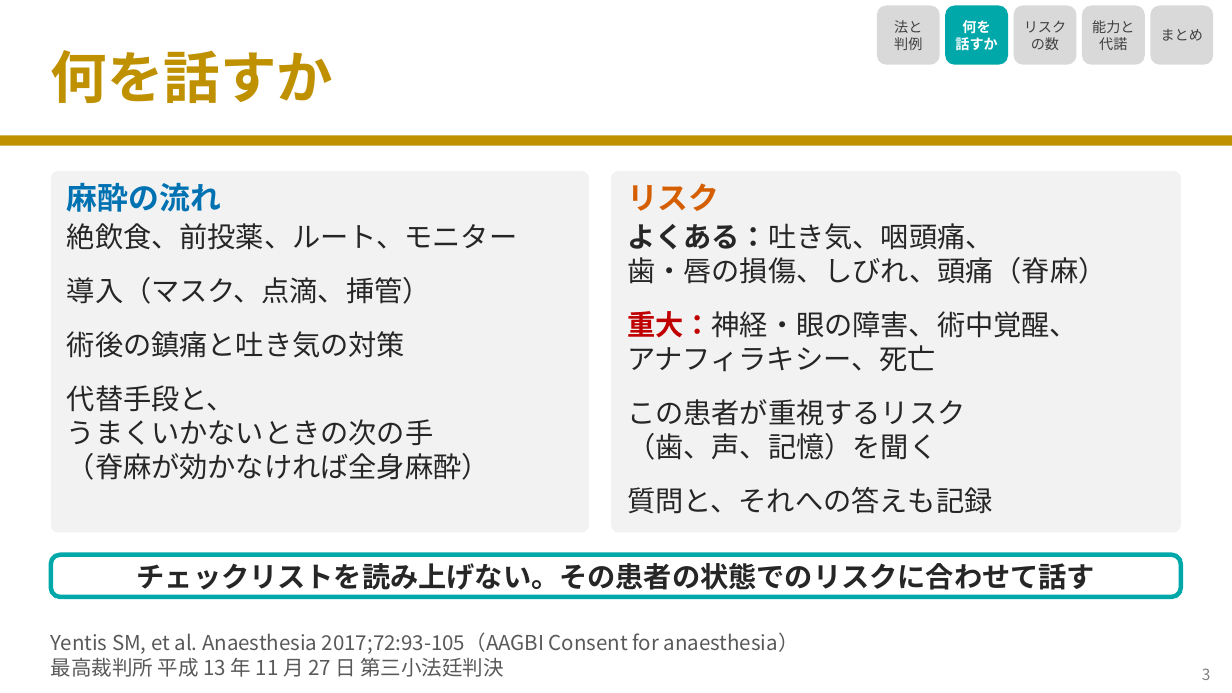
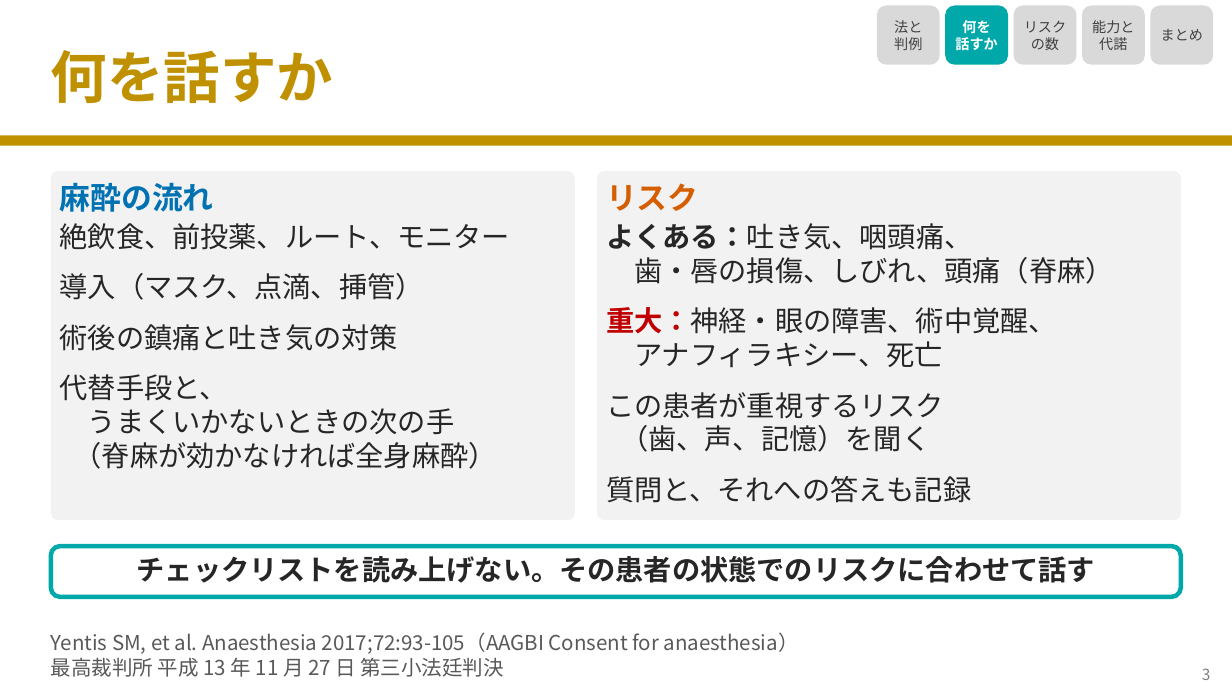
Before and after one commit to nobumitsu-3141/Anes-lecture, a slide deck: slide 4 of slides/4-5_informed_consent/4-5_informed_consent.pptx. Drawn at 1232x693 pixels with LibreOffice and Linux fonts; fonts in the diff are those of the drawing. Boxes give left, top, right and bottom in pixels: in the first picture for what was removed or moved away, otherwise in the second. Text is boxed around its words. In the diff, an @@ line names an element or a change of style, - is before the commit and + after.

```diff
--- a/slides/4-5_informed_consent/4-5_informed_consent.pptx
+++ b/slides/4-5_informed_consent/4-5_informed_consent.pptx
@@ proportions changed in 3 elements at <box>51,546,1181,597</box>, <box>597,171,1181,520</box>, <box>51,171,575,520</box> @@
@@ rounded rectangle: place and size @@
-rounded rectangle at <box>51,171,589,532</box>
+rounded rectangle at <box>51,171,575,520</box>
@@ text "麻酔の流れ": place and size @@
-text "麻酔の流れ" at <box>67,182,221,212</box>
+text "麻酔の流れ" at <box>60,182,214,212</box>
@@ rounded rectangle: place and size @@
-rounded rectangle at <box>611,171,1181,532</box>
+rounded rectangle at <box>597,171,1181,520</box>
@@ text "リスク": place and size @@
-text "リスク" at <box>627,183,719,211</box>
+text "リスク" at <box>606,183,698,211</box>
@@ text "絶飲食、前投薬、ルート、モニター": place and size @@
-text "絶飲食、前投薬、ルート、モニター" at <box>67,223,517,250</box>
+text "絶飲食、前投薬、ルート、モニター" at <box>60,223,510,250</box>
@@ text "よくある：吐き気、咽頭痛、": place and size @@
-text "よくある：吐き気、咽頭痛、" at <box>627,223,993,250</box>
+text "よくある：吐き気、咽頭痛、" at <box>606,223,972,250</box>
@@ text "歯・唇の損傷、しびれ、頭痛（脊麻）": place and size @@
-text "歯・唇の損傷、しびれ、頭痛（脊麻）" at <box>627,257,1106,284</box>
+text "歯・唇の損傷、しびれ、頭痛（脊麻）" at <box>634,257,1113,284</box>
@@ text "導入（マスク、点滴、挿管）": place and size @@
-text "導入（マスク、点滴、挿管）" at <box>67,277,431,304</box>
+text "導入（マスク、点滴、挿管）" at <box>60,273,424,300</box>
@@ text "術後の鎮痛と吐き気の対策": place and size @@
-text "術後の鎮痛と吐き気の対策" at <box>67,331,405,358</box>
+text "術後の鎮痛と吐き気の対策" at <box>60,324,398,351</box>
@@ text "重大：神経・眼の障害、術中覚醒、": place and size @@
-text "重大：神経・眼の障害、術中覚醒、" at <box>627,311,1078,338</box>
+text "重大：神経・眼の障害、術中覚醒、" at <box>606,307,1057,334</box>
@@ text "アナフィラキシー、死亡": place and size @@
-text "アナフィラキシー、死亡" at <box>627,345,936,372</box>
+text "アナフィラキシー、死亡" at <box>634,341,943,368</box>
@@ text "代替手段と、": place and size @@
-text "代替手段と、" at <box>67,385,235,412</box>
+text "代替手段と、" at <box>60,374,228,401</box>
@@ text "この患者が重視するリスク": place and size @@
-text "この患者が重視するリスク" at <box>627,399,965,426</box>
+text "この患者が重視するリスク" at <box>606,392,944,419</box>
@@ text "うまくいかないときの次の手": place and size @@
-text "うまくいかないときの次の手" at <box>67,419,433,445</box>
+text "うまくいかないときの次の手" at <box>88,408,454,434</box>
@@ text "（脊麻が効かなければ全身麻酔）": place and size @@
-text "（脊麻が効かなければ全身麻酔）" at <box>67,453,490,480</box>
+text "（脊麻が効かなければ全身麻酔）" at <box>74,442,497,469</box>
@@ text "（歯、声、記憶）を聞く": place and size @@
-text "（歯、声、記憶）を聞く" at <box>627,433,937,460</box>
+text "（歯、声、記憶）を聞く" at <box>620,425,930,452</box>
@@ text "質問と、それへの答えも記録": place and size @@
-text "質問と、それへの答えも記録" at <box>627,487,992,514</box>
+text "質問と、それへの答えも記録" at <box>606,476,971,503</box>
@@ rounded rectangle: place and size @@
-rounded rectangle at <box>51,555,1181,597</box>
+rounded rectangle at <box>51,546,1181,597</box>
@@ text "チェックリストを読み上げない。その患者の状態でのリスクに合わせて話す": place and size @@
-text "チェックリストを読み上げない。その患者の状態でのリスクに合わせて話す" at <box>137,563,1095,590</box>
+text "チェックリストを読み上げない。その患者の状態でのリスクに合わせて話す" at <box>137,556,1095,583</box>
```
Also in this commit, not shown: 3 other slides changed, 27 other files.
